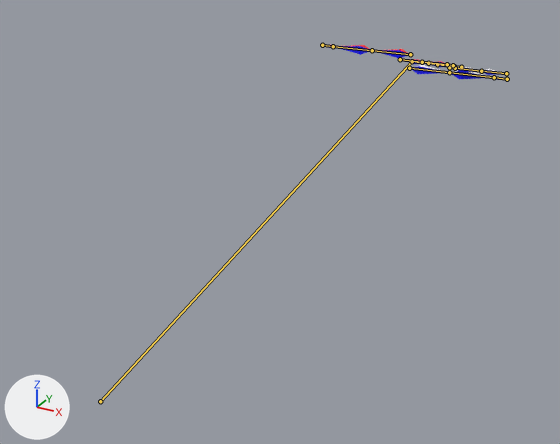
One commit to the FBX model DirectX/Resources/Fbx/boss1/boss1.fbx: the scene before it, then after it.
Camera for both pictures: a 50 mm lens placed at (244.0, -249.0, 250.0), pointed at (2.0, 191.0, 30.0). The lights are fixed; the arrows at lower left show +X, +Y and +Z. The bones that bend it are drawn over the model as lines.

Names of what the first picture shows: 'body'.
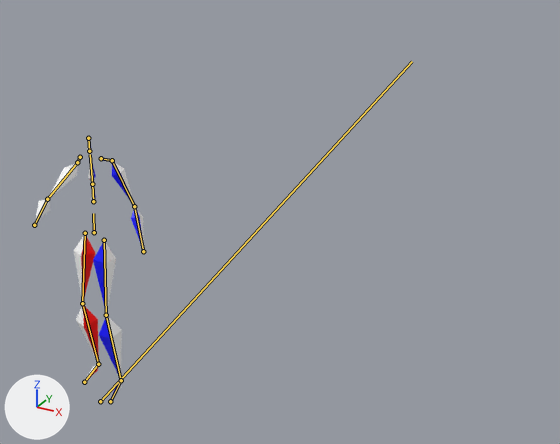
The newer file adds an action. The first version stands in its rest pose; the second is drawn at frame 31 of the action 'dataset-1_bow_active_001|screen_break_attack_start'.

Changed parts and their boxes (x1, y1, x2, y2) in the pictures (560 x 444 px):
'body', posed (40% narrower, 622% taller)
    before: (324, 45, 505, 80)
    after: (35, 141, 144, 400)
bone 'Hips', root to tip
    before: (412, 61) to (422, 62)
    after: (94, 232) to (93, 213)
bone 'Spine', root to tip
    before: (428, 63) to (437, 64)
    after: (93, 201) to (92, 184)
bone 'Shoulder_L', root to tip
    before: (449, 67) to (455, 68)
    after: (101, 158) to (112, 160)
bone 'UpperArm_L', root to tip
    before: (455, 68) to (481, 71)
    after: (112, 160) to (134, 206)
bone 'LowerArm_L', root to tip
    before: (481, 71) to (506, 73)
    after: (134, 206) to (143, 251)
bone 'Shoulder_R', root to tip
    before: (453, 65) to (447, 64)
    after: (80, 157) to (77, 162)
bone 'UpperArm_R', root to tip
    before: (447, 64) to (422, 62)
    after: (77, 162) to (47, 199)
bone 'LowerArm_R', root to tip
    before: (422, 62) to (400, 59)
    after: (47, 199) to (34, 225)
bone 'UpperLeg_L', root to tip
    before: (409, 68) to (449, 72)
    after: (104, 240) to (106, 315)
bone 'LowerLeg_L', root to tip
    before: (449, 72) to (494, 77)
    after: (106, 315) to (121, 380)
bone 'Foot_L', root to tip
    before: (494, 77) to (507, 79)
    after: (121, 380) to (110, 401)
bone 'UpperLeg_R', root to tip
    before: (410, 54) to (372, 50)
    after: (85, 233) to (82, 303)
bone 'LowerLeg_R', root to tip
    before: (372, 50) to (333, 46)
    after: (82, 303) to (98, 364)
bone 'Foot_R', root to tip
    before: (333, 46) to (322, 45)
    after: (98, 364) to (84, 382)

The change, as a diff of the scene's bpy script:
```diff
--- a/DirectX/Resources/Fbx/boss1/boss1.fbx.py
+++ b/DirectX/Resources/Fbx/boss1/boss1.fbx.py
@@ bone_hips @@
 bone_hips = bpy.data.objects['dataset-1_bow_active_001'].pose.bones['Hips']  # child of 'joint_Root'
-bone_hips.location = (0.0, 0.0, 0.0)
-bone_hips.rotation_quaternion = (1.0, 0.0, 0.0, 0.0)  # degrees (0, 0, 0)
+bone_hips.location = (0.5, -1.4, 443.2)
+bone_hips.rotation_quaternion = (0.713, 0.003, -0.06, 0.698)  # degrees (-5, -5, 89)
@@ bone_spine @@
 bone_spine = bpy.data.objects['dataset-1_bow_active_001'].pose.bones['Spine']  # child of 'Hips'
-bone_spine.rotation_quaternion = (1.0, 0.0, 0.0, 0.0)  # degrees (0, 0, 0)
+bone_spine.rotation_quaternion = (0.512, -0.017, 0.858, 0.028)  # degrees (-4, 118, 0)
@@ bone_shoulder_l @@
 bone_shoulder_l = bpy.data.objects['dataset-1_bow_active_001'].pose.bones['Shoulder_L']  # child of 'Chest'
-bone_shoulder_l.rotation_quaternion = (1.0, 0.0, 0.0, 0.0)  # degrees (0, 0, 0)
+bone_shoulder_l.rotation_quaternion = (-0.468, -0.518, 0.482, 0.53)  # degrees (90, 6, -92)
@@ bone_upperarm_l @@
 bone_upperarm_l = bpy.data.objects['dataset-1_bow_active_001'].pose.bones['UpperArm_L']  # child of 'Shoulder_L'
-bone_upperarm_l.rotation_quaternion = (1.0, 0.0, 0.0, 0.0)  # degrees (0, 0, 0)
+bone_upperarm_l.rotation_quaternion = (0.864, 0.042, 0.04, -0.501)  # degrees (2, 6, -60)
@@ bone_lowerarm_l @@
 bone_lowerarm_l = bpy.data.objects['dataset-1_bow_active_001'].pose.bones['LowerArm_L']  # child of 'UpperArm_L'
-bone_lowerarm_l.rotation_quaternion = (1.0, 0.0, 0.0, 0.0)  # degrees (0, 0, 0)
+bone_lowerarm_l.rotation_quaternion = (0.964, 0.253, -0.079, -0.021)  # degrees (30, -8, -5)
@@ bone_shoulder_r @@
 bone_shoulder_r = bpy.data.objects['dataset-1_bow_active_001'].pose.bones['Shoulder_R']  # child of 'Chest'
-bone_shoulder_r.rotation_quaternion = (1.0, 0.0, 0.0, 0.0)  # degrees (0, 0, 0)
+bone_shoulder_r.rotation_quaternion = (-0.03, -0.663, -0.747, -0.035)  # degrees (-5, -180, -83)
@@ bone_upperarm_r @@
 bone_upperarm_r = bpy.data.objects['dataset-1_bow_active_001'].pose.bones['UpperArm_R']  # child of 'Shoulder_R'
-bone_upperarm_r.rotation_quaternion = (1.0, 0.0, 0.0, 0.0)  # degrees (0, 0, 0)
+bone_upperarm_r.rotation_quaternion = (0.95, 0.225, 0.183, -0.112)  # degrees (25, 23, -8)
@@ bone_lowerarm_r @@
 bone_lowerarm_r = bpy.data.objects['dataset-1_bow_active_001'].pose.bones['LowerArm_R']  # child of 'UpperArm_R'
-bone_lowerarm_r.rotation_quaternion = (1.0, 0.0, 0.0, 0.0)  # degrees (0, 0, 0)
+bone_lowerarm_r.rotation_quaternion = (0.943, -0.236, -0.197, 0.126)  # degrees (-31, -18, 20)
@@ bone_upperleg_l @@
 bone_upperleg_l = bpy.data.objects['dataset-1_bow_active_001'].pose.bones['UpperLeg_L']  # child of 'Hips'
-bone_upperleg_l.rotation_quaternion = (1.0, 0.0, 0.0, 0.0)  # degrees (0, 0, 0)
+bone_upperleg_l.rotation_quaternion = (-0.031, 0.03, 0.024, 0.999)  # degrees (3, -4, -177)
@@ bone_lowerleg_l @@
 bone_lowerleg_l = bpy.data.objects['dataset-1_bow_active_001'].pose.bones['LowerLeg_L']  # child of 'UpperLeg_L'
-bone_lowerleg_l.rotation_quaternion = (1.0, 0.0, 0.0, 0.0)  # degrees (0, 0, 0)
+bone_lowerleg_l.rotation_quaternion = (0.994, -0.113, 0.0, 0.0)  # degrees (-13, 0, 0)
@@ bone_foot_l @@
 bone_foot_l = bpy.data.objects['dataset-1_bow_active_001'].pose.bones['Foot_L']  # child of 'LowerLeg_L'
-bone_foot_l.rotation_quaternion = (1.0, 0.0, 0.0, 0.0)  # degrees (0, 0, 0)
+bone_foot_l.rotation_quaternion = (0.883, 0.47, -0.003, -0.012)  # degrees (56, 0, -1)
@@ bone_upperleg_r @@
 bone_upperleg_r = bpy.data.objects['dataset-1_bow_active_001'].pose.bones['UpperLeg_R']  # child of 'Hips'
-bone_upperleg_r.rotation_quaternion = (1.0, 0.0, 0.0, 0.0)  # degrees (0, 0, 0)
+bone_upperleg_r.rotation_quaternion = (-0.123, 0.033, 0.992, 0.013)  # degrees (-1, -166, -4)
@@ bone_lowerleg_r @@
 bone_lowerleg_r = bpy.data.objects['dataset-1_bow_active_001'].pose.bones['LowerLeg_R']  # child of 'UpperLeg_R'
-bone_lowerleg_r.rotation_quaternion = (1.0, 0.0, 0.0, 0.0)  # degrees (0, 0, 0)
+bone_lowerleg_r.rotation_quaternion = (0.991, 0.134, 0.0, 0.0)  # degrees (15, 0, 0)
@@ bone_foot_r @@
 bone_foot_r = bpy.data.objects['dataset-1_bow_active_001'].pose.bones['Foot_R']  # child of 'LowerLeg_R'
-bone_foot_r.rotation_quaternion = (1.0, 0.0, 0.0, 0.0)  # degrees (0, 0, 0)
+bone_foot_r.rotation_quaternion = (0.849, -0.525, -0.013, -0.059)  # degrees (-63, -5, -5)
```
